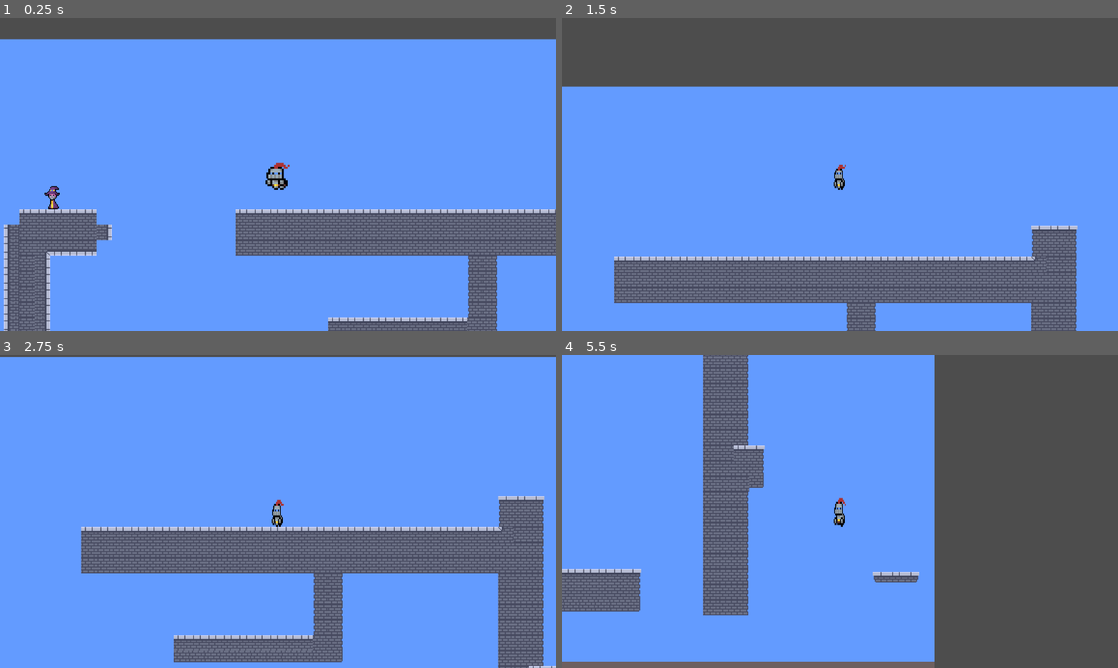
Above: before the commit, frames 1-4 (two rows, left to right).
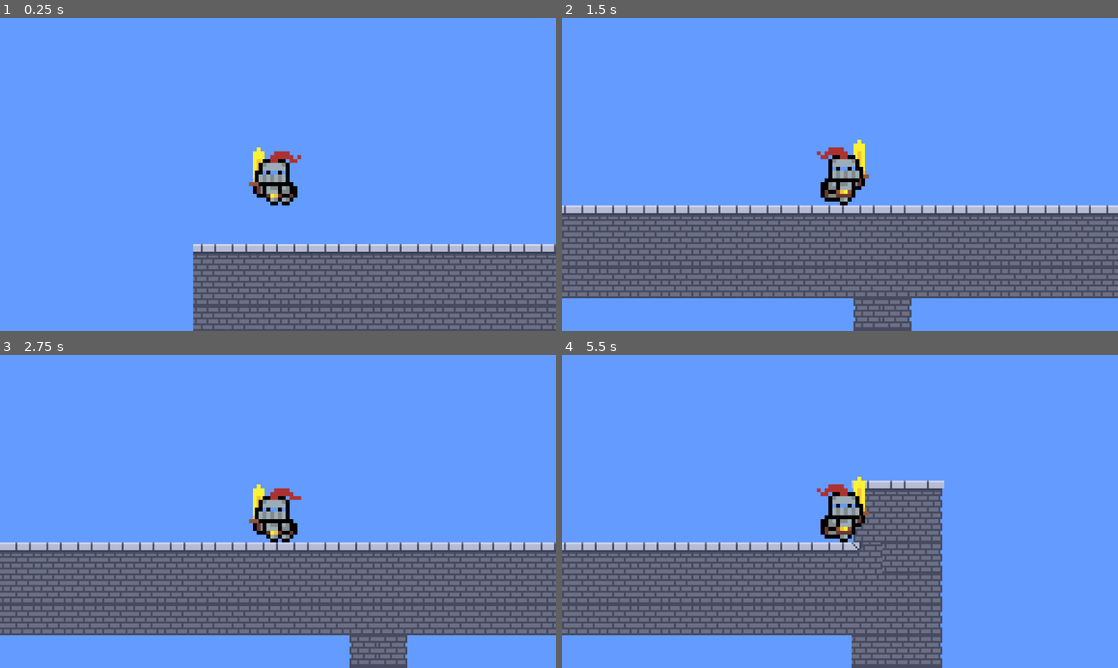
Above: after the commit, the same moments.

Repository: TheVugx/castle
Game: Godot game, scene res://Scenes/Game.tscn
The game is run twice, just before and just after one commit, with the same random seed, the same clock (stepped at 60 frames per second) and the same inputs.
Inputs:
- Up to frame 1 (0.25 s): no input
- Up to frame 2 (1.5 s): tap Enter (ui_accept) at 0.5, 0.77 s; hold Right (ui_right) from 0.53 s (still down)
- Up to frame 3 (2.75 s): tap Enter (ui_accept) at 1.52 s; release Right (ui_right) at 2.03 s; hold Left (ui_left) from 2.03 s (still down)
- Up to frame 4 (5.5 s): release Left (ui_left) at 2.78 s; hold Right (ui_right) 2.78-4.28 s; tap Enter (ui_accept) at 3.02, 3.77, 4.52 s; hold Left (ui_left) 4.28-5.03 s; hold Right (ui_right) from 5.03 s (still down)

The runs differ from the first frame. In frame 1, 36% of the frame differs, in the area x 0-100%, y 0-100%; in frame 2, 50%; in frame 3, 36%; in frame 4, 62%.

Commit message:
refactor/sprite2d personaje  feature/ animaciones a las manos

Diff:
--- a/Scenes/Componentes/knight.tscn
+++ b/Scenes/Componentes/knight.tscn
@@ -15,7 +15,7 @@
 tracks/0/type = "value"
 tracks/0/imported = false
 tracks/0/enabled = true
-tracks/0/path = NodePath("Sprite2D:texture")
+tracks/0/path = NodePath("Visuals/Sprite2D:texture")
 tracks/0/interp = 1
 tracks/0/loop_wrap = true
 tracks/0/keys = {
@@ -27,7 +27,7 @@
 tracks/1/type = "value"
 tracks/1/imported = false
 tracks/1/enabled = true
-tracks/1/path = NodePath("Sprite2D:hframes")
+tracks/1/path = NodePath("Visuals/Sprite2D:hframes")
 tracks/1/interp = 1
 tracks/1/loop_wrap = true
 tracks/1/keys = {
@@ -39,7 +39,7 @@
 tracks/2/type = "value"
 tracks/2/imported = false
 tracks/2/enabled = true
-tracks/2/path = NodePath("Sprite2D:vframes")
+tracks/2/path = NodePath("Visuals/Sprite2D:vframes")
 tracks/2/interp = 1
 tracks/2/loop_wrap = true
 tracks/2/keys = {
@@ -51,7 +51,7 @@
 tracks/3/type = "value"
 tracks/3/imported = false
 tracks/3/enabled = true
-tracks/3/path = NodePath("Sprite2D:frame")
+tracks/3/path = NodePath("Visuals/Sprite2D:frame")
 tracks/3/interp = 1
 tracks/3/loop_wrap = true
 tracks/3/keys = {
@@ -63,7 +63,7 @@
 tracks/4/type = "value"
 tracks/4/imported = false
 tracks/4/enabled = true
-tracks/4/path = NodePath("ManoI:position")
+tracks/4/path = NodePath("Visuals/ManoI:position")
 tracks/4/interp = 1
 tracks/4/loop_wrap = true
 tracks/4/keys = {
@@ -75,7 +75,7 @@
 tracks/5/type = "value"
 tracks/5/imported = false
 tracks/5/enabled = true
-tracks/5/path = NodePath("ManoD:position")
+tracks/5/path = NodePath("Visuals/ManoD:position")
 tracks/5/interp = 1
 tracks/5/loop_wrap = true
 tracks/5/keys = {
@@ -83,6 +83,18 @@
 "transitions": PackedFloat32Array(1),
 "update": 0,
 "values": [Vector2(2, 3.5)]
+}
+tracks/6/type = "value"
+tracks/6/imported = false
+tracks/6/enabled = true
+tracks/6/path = NodePath("Visuals/ManoI:rotation")
+tracks/6/interp = 1
+tracks/6/loop_wrap = true
+tracks/6/keys = {
+"times": PackedFloat32Array(0),
+"transitions": PackedFloat32Array(1),
+"update": 0,
+"values": [0.0]
 }
 
 [sub_resource type="Animation" id="Animation_ckktm"]
@@ -92,7 +104,7 @@
 tracks/0/type = "value"
 tracks/0/imported = false
 tracks/0/enabled = true
-tracks/0/path = NodePath("Sprite2D:texture")
+tracks/0/path = NodePath("Visuals/Sprite2D:texture")
 tracks/0/interp = 1
 tracks/0/loop_wrap = true
 tracks/0/keys = {
@@ -104,7 +116,7 @@
 tracks/1/type = "value"
 tracks/1/imported = false
 tracks/1/enabled = true
-tracks/1/path = NodePath("Sprite2D:hframes")
+tracks/1/path = NodePath("Visuals/Sprite2D:hframes")
 tracks/1/interp = 1
 tracks/1/loop_wrap = true
 tracks/1/keys = {
@@ -116,7 +128,7 @@
 tracks/2/type = "value"
 tracks/2/imported = false
 tracks/2/enabled = true
-tracks/2/path = NodePath("Sprite2D:vframes")
+tracks/2/path = NodePath("Visuals/Sprite2D:vframes")
 tracks/2/interp = 1
 tracks/2/loop_wrap = true
 tracks/2/keys = {
@@ -128,7 +140,7 @@
 tracks/3/type = "value"
 tracks/3/imported = false
 tracks/3/enabled = true
-tracks/3/path = NodePath("Sprite2D:frame")
+tracks/3/path = NodePath("Visuals/Sprite2D:frame")
 tracks/3/interp = 1
 tracks/3/loop_wrap = true
 tracks/3/keys = {
@@ -140,7 +152,7 @@
 tracks/4/type = "value"
 tracks/4/imported = false
 tracks/4/enabled = true
-tracks/4/path = NodePath("ManoI:position")
+tracks/4/path = NodePath("Visuals/ManoI:position")
 tracks/4/interp = 1
 tracks/4/loop_wrap = true
 tracks/4/keys = {
@@ -152,7 +164,7 @@
 tracks/5/type = "value"
 tracks/5/imported = false
 tracks/5/enabled = true
-tracks/5/path = NodePath("ManoD:position")
+tracks/5/path = NodePath("Visuals/ManoD:position")
 tracks/5/interp = 1
 tracks/5/loop_wrap = true
 tracks/5/keys = {
@@ -168,7 +180,7 @@
 tracks/0/type = "value"
 tracks/0/imported = false
 tracks/0/enabled = true
-tracks/0/path = NodePath("Sprite2D:texture")
+tracks/0/path = NodePath("Visuals/Sprite2D:texture")
 tracks/0/interp = 1
 tracks/0/loop_wrap = true
 tracks/0/keys = {
@@ -180,7 +192,7 @@
 tracks/1/type = "value"
 tracks/1/imported = false
 tracks/1/enabled = true
-tracks/1/path = NodePath("Sprite2D:hframes")
+tracks/1/path = NodePath("Visuals/Sprite2D:hframes")
 tracks/1/interp = 1
 tracks/1/loop_wrap = true
 tracks/1/keys = {
@@ -192,7 +204,7 @@
 tracks/2/type = "value"
 tracks/2/imported = false
 tracks/2/enabled = true
-tracks/2/path = NodePath("Sprite2D:vframes")
+tracks/2/path = NodePath("Visuals/Sprite2D:vframes")
 tracks/2/interp = 1
 tracks/2/loop_wrap = true
 tracks/2/keys = {
@@ -204,7 +216,7 @@
 tracks/3/type = "value"
 tracks/3/imported = false
 tracks/3/enabled = true
-tracks/3/path = NodePath("Sprite2D:frame")
+tracks/3/path = NodePath("Visuals/Sprite2D:frame")
 tracks/3/interp = 1
 tracks/3/loop_wrap = true
 tracks/3/keys = {
@@ -216,35 +228,35 @@
 tracks/4/type = "value"
 tracks/4/imported = false
 tracks/4/enabled = true
-tracks/4/path = NodePath("ManoI:position")
+tracks/4/path = NodePath("Visuals/ManoI:position")
 tracks/4/interp = 1
 tracks/4/loop_wrap = true
 tracks/4/keys = {
 "times": PackedFloat32Array(0, 0.1, 0.2, 0.3, 0.4, 0.5),
 "transitions": PackedFloat32Array(300, 300, 300, 300, 300, 300),
 "update": 0,
-"values": [Vector2(-4.5, 4), Vector2(-4.5, 5), Vector2(-4.5, 2), Vector2(-4.5, 4), Vector2(-4.5, 4), Vector2(-4.5, 5)]
+"values": [Vector2(-4.5, 4), Vector2(-4.5, 6), Vector2(-4.5, 0), Vector2(-4.5, 4), Vector2(-4.5, 4), Vector2(-4.5, 6)]
 }
 tracks/5/type = "value"
 tracks/5/imported = false
 tracks/5/enabled = true
-tracks/5/path = NodePath("ManoD:position")
+tracks/5/path = NodePath("Visuals/ManoD:position")
 tracks/5/interp = 1
 tracks/5/loop_wrap = true
 tracks/5/keys = {
 "times": PackedFloat32Array(0, 0.1, 0.2, 0.3, 0.4, 0.5),
 "transitions": PackedFloat32Array(300, 300, 300, 300, 300, 300),
 "update": 0,
-"values": [Vector2(2, 4), Vector2(2, 5), Vector2(2, 2), Vector2(2, 4), Vector2(2, 4), Vector2(2, 5)]
+"values": [Vector2(2, 4), Vector2(2, 6), Vector2(2, 0), Vector2(2, 4), Vector2(2, 4), Vector2(2, 6)]
 }
 
 [sub_resource type="Animation" id="Animation_tsnd6"]
 resource_name = "power-up"
-length = 0.8317
-tracks/0/type = "value"
-tracks/0/imported = false
-tracks/0/enabled = true
-tracks/0/path = NodePath("Sprite2D:texture")
+length = 0.73
+tracks/0/type = "value"
+tracks/0/imported = false
+tracks/0/enabled = true
+tracks/0/path = NodePath("Visuals/Sprite2D:texture")
 tracks/0/interp = 1
 tracks/0/loop_wrap = true
 tracks/0/keys = {
@@ -256,7 +268,7 @@
 tracks/1/type = "value"
 tracks/1/imported = false
 tracks/1/enabled = true
-tracks/1/path = NodePath("Sprite2D:hframes")
+tracks/1/path = NodePath("Visuals/Sprite2D:hframes")
 tracks/1/interp = 1
 tracks/1/loop_wrap = true
 tracks/1/keys = {
@@ -268,7 +280,7 @@
 tracks/2/type = "value"
 tracks/2/imported = false
 tracks/2/enabled = true
-tracks/2/path = NodePath("Sprite2D:vframes")
+tracks/2/path = NodePath("Visuals/Sprite2D:vframes")
 tracks/2/interp = 1
 tracks/2/loop_wrap = true
 tracks/2/keys = {
@@ -280,14 +292,14 @@
 tracks/3/type = "value"
 tracks/3/imported = false
 tracks/3/enabled = true
-tracks/3/path = NodePath("Sprite2D:frame")
+tracks/3/path = NodePath("Visuals/Sprite2D:frame")
 tracks/3/interp = 1
 tracks/3/loop_wrap = true
 tracks/3/keys = {
-"times": PackedFloat32Array(0, 0.1, 0.2, 0.3, 0.4, 0.5, 0.6, 0.7, 0.8),
-"transitions": PackedFloat32Array(1, 1, 1, 1, 1, 1, 1, 1, 1),
-"update": 1,
-"values": [0, 1, 2, 3, 4, 5, 6, 7, 7]
+"times": PackedFloat32Array(0, 0.1, 0.2, 0.3, 0.4, 0.5, 0.6, 0.7),
+"transitions": PackedFloat32Array(1, 1, 1, 1, 1, 1, 1, 1),
+"update": 1,
+"values": [0, 1, 2, 3, 4, 5, 6, 7]
 }
 
 [sub_resource type="Animation" id="Animation_vnnr5"]
@@ -297,7 +309,7 @@
 tracks/0/type = "value"
 tracks/0/imported = false
 tracks/0/enabled = true
-tracks/0/path = NodePath("Sprite2D:texture")
+tracks/0/path = NodePath("Visuals/Sprite2D:texture")
 tracks/0/interp = 1
 tracks/0/loop_wrap = true
 tracks/0/keys = {
@@ -309,7 +321,7 @@
 tracks/1/type = "value"
 tracks/1/imported = false
 tracks/1/enabled = true
-tracks/1/path = NodePath("Sprite2D:hframes")
+tracks/1/path = NodePath("Visuals/Sprite2D:hframes")
 tracks/1/interp = 1
 tracks/1/loop_wrap = true
 tracks/1/keys = {
@@ -321,7 +333,7 @@
 tracks/2/type = "value"
 tracks/2/imported = false
 tracks/2/enabled = true
-tracks/2/path = NodePath("Sprite2D:vframes")
+tracks/2/path = NodePath("Visuals/Sprite2D:vframes")
 tracks/2/interp = 1
 tracks/2/loop_wrap = true
 tracks/2/keys = {
@@ -333,7 +345,7 @@
 tracks/3/type = "value"
 tracks/3/imported = false
 tracks/3/enabled = true
-tracks/3/path = NodePath("Sprite2D:frame")
+tracks/3/path = NodePath("Visuals/Sprite2D:frame")
 tracks/3/interp = 1
 tracks/3/loop_wrap = true
 tracks/3/keys = {
@@ -342,10 +354,79 @@
 "update": 1,
 "values": [0, 1, 2, 3]
 }
+tracks/4/type = "value"
+tracks/4/imported = false
+tracks/4/enabled = true
+tracks/4/path = NodePath("Visuals/ManoI:position")
+tracks/4/interp = 1
+tracks/4/loop_wrap = true
+tracks/4/keys = {
+"times": PackedFloat32Array(0, 0.1, 0.2, 0.3),
+"transitions": PackedFloat32Array(300, 300, 300, 300),
+"update": 0,
+"values": [Vector2(-4.5, 4), Vector2(-4.5, 4), Vector2(-4.5, 2), Vector2(-4.5, 4)]
+}
+tracks/5/type = "value"
+tracks/5/imported = false
+tracks/5/enabled = true
+tracks/5/path = NodePath("Visuals/ManoD:position")
+tracks/5/interp = 1
+tracks/5/loop_wrap = true
+tracks/5/keys = {
+"times": PackedFloat32Array(0, 0.1, 0.2, 0.3),
+"transitions": PackedFloat32Array(300, 300, 300, 300),
+"update": 0,
+"values": [Vector2(2, 3), Vector2(2, 4), Vector2(2, 3), Vector2(2, 4)]
+}
+
+[sub_resource type="Animation" id="Animation_7nppm"]
+resource_name = "hit1"
+tracks/0/type = "value"
+tracks/0/imported = false
+tracks/0/enabled = true
+tracks/0/path = NodePath("Visuals/ManoI:position")
+tracks/0/interp = 1
+tracks/0/loop_wrap = true
+tracks/0/keys = {
+"times": PackedFloat32Array(0, 0.1, 0.3, 0.4),
+"transitions": PackedFloat32Array(300, 300, 300, 300),
+"update": 0,
+"values": [Vector2(-4.5, 4), Vector2(-8, -6.5), Vector2(-14, 4), Vector2(-4.5, 4)]
+}
+
+[sub_resource type="Animation" id="Animation_3fs12"]
+resource_name = "hit2"
+length = 0.3
+tracks/0/type = "value"
+tracks/0/imported = false
+tracks/0/enabled = true
+tracks/0/path = NodePath("Visuals/ManoI:position")
+tracks/0/interp = 1
+tracks/0/loop_wrap = true
+tracks/0/keys = {
+"times": PackedFloat32Array(0, 0.15, 0.2, 0.25, 0.3),
+"transitions": PackedFloat32Array(300, 300, 300, 300, 300),
+"update": 0,
+"values": [Vector2(-4.5, 4), Vector2(-5, 4), Vector2(-7, 4), Vector2(-7, 4), Vector2(-4.5, 4)]
+}
+tracks/1/type = "value"
+tracks/1/imported = false
+tracks/1/enabled = true
+tracks/1/path = NodePath("Visuals/ManoI:rotation")
+tracks/1/interp = 1
+tracks/1/loop_wrap = true
+tracks/1/keys = {
+"times": PackedFloat32Array(0, 0.1, 0.3),
+"transitions": PackedFloat32Array(300, 300, 300),
+"update": 0,
+"values": [0.0, -1.5708, 0.0]
+}
 
 [sub_resource type="AnimationLibrary" id="AnimationLibrary_tcsg0"]
 _data = {
 &"RESET": SubResource("Animation_oto2n"),
+&"hit1": SubResource("Animation_7nppm"),
+&"hit2": SubResource("Animation_3fs12"),
 &"idle": SubResource("Animation_ckktm"),
 &"jump": SubResource("Animation_gxmbu"),
 &"power-up": SubResource("Animation_tsnd6"),
@@ -356,37 +437,44 @@
 scale = Vector2(2, 2)
 script = ExtResource("1_5suxn")
 
-[node name="ManoI" type="Sprite2D" parent="."]
+[node name="CollisionShape2D" type="CollisionShape2D" parent="."]
+visible = false
+position = Vector2(-0.5, 1.5)
+shape = SubResource("RectangleShape2D_gxmbu")
+
+[node name="AnimationPlayer" type="AnimationPlayer" parent="."]
+libraries = {
+&"": SubResource("AnimationLibrary_tcsg0")
+}
+autoplay = "idle"
+
+[node name="Camera2D" type="Camera2D" parent="."]
+zoom = Vector2(4, 4)
+
+[node name="Visuals" type="Node2D" parent="."]
+
+[node name="ManoI" type="Sprite2D" parent="Visuals"]
 texture_filter = 1
 position = Vector2(-4.5, 3)
 texture = ExtResource("2_823gs")
 region_enabled = true
 region_rect = Rect2(17, 6, 4, 4)
 
-[node name="Sprite2D" type="Sprite2D" parent="."]
+[node name="Espada" type="Sprite2D" parent="Visuals/ManoI"]
+position = Vector2(-0.5, -5)
+texture = ExtResource("2_823gs")
+region_enabled = true
+region_rect = Rect2(54, 2, 5, 12)
+
+[node name="Sprite2D" type="Sprite2D" parent="Visuals"]
 texture_filter = 1
 texture = ExtResource("2_8p54a")
 hframes = 4
 region_rect = Rect2(18, 17, 12, 15)
 
-[node name="ManoD" type="Sprite2D" parent="."]
+[node name="ManoD" type="Sprite2D" parent="Visuals"]
 texture_filter = 1
 position = Vector2(2, 3.5)
 texture = ExtResource("2_823gs")
 region_enabled = true
 region_rect = Rect2(17, 6, 4, 4)
-
-[node name="CollisionShape2D" type="CollisionShape2D" parent="."]
-visible = false
-position = Vector2(-0.5, 1.5)
-shape = SubResource("RectangleShape2D_gxmbu")
-
-[node name="AnimationPlayer" type="AnimationPlayer" parent="."]
-libraries = {
-&"": SubResource("AnimationLibrary_tcsg0")
-}
-autoplay = "idle"
-
-[node name="Camera2D" type="Camera2D" parent="."]
-scale = Vector2(2, 2)
-zoom = Vector2(2, 2)
--- a/Scripts/knight.gd
+++ b/Scripts/knight.gd
@@ -1,13 +1,14 @@
 extends CharacterBody2D
 #constantes del personaje
 @export var move_speed: float = 200.0
-@export var jump_force: float = 650 #420.0
+@export var jump_force: float = 400.0
 @export var gravity: float = 1200.0
 #variables del personaje
 var direction: float = 0.0
 var is_jumping: bool = false
 #importaciones
 @onready var animationPlayer = $AnimationPlayer
+@onready var visuals = $Visuals
 @onready var sprite = $Sprite2D
 @onready var manoI = $ManoI
 @onready var manoD = $ManoD
@@ -19,16 +20,12 @@
 	move_and_slide()
 	update_state()
 
-
 func handle_movement() -> void:
-	# Captura input horizontal (A/D o ←/→)
 	direction = Input.get_axis("ui_left", "ui_right")
 	velocity.x = direction * move_speed
-	if direction == -1:
-		scale.x = -1
-	elif direction == 1:
-		scale.x = 1
 
+	if direction != 0:
+		visuals.scale.x = sign(-direction)
 
 func handle_jump() -> void:
 	# Solo puede saltar si está en el suelo
Not shown: 1 places in Scenes/Componentes/knight.tscn that only renumber resources
